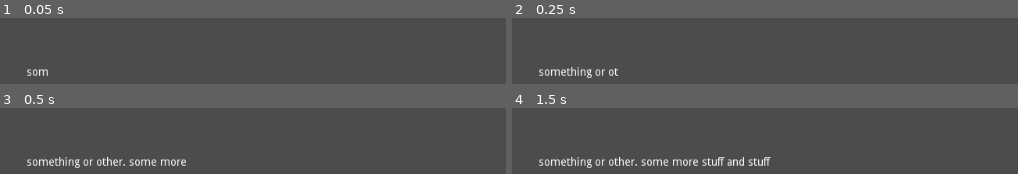
Above: before the commit, frames 1-4 (two rows, left to right).
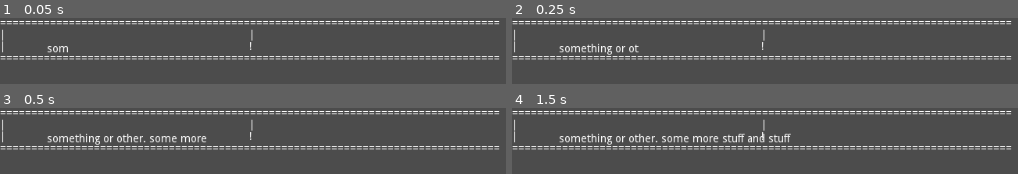
Above: after the commit, the same moments.

Repository: ailurada/project-seafarer
Game: Godot game, scene res://Control.tscn
The game is run twice, just before and just after one commit, with the same random seed, the same clock (stepped at 60 frames per second) and the same inputs.
Inputs:
- Up to frame 1 (0.05 s): no input
- Up to frame 2 (0.25 s): no input
- Up to frame 3 (0.5 s): no input
- Up to frame 4 (1.5 s): tap Enter at 0.5 s; tap Space at 1.25 s

The runs differ from the first frame. In frame 1, 8.1% of the frame differs, in the area x 0-99%, y 4-88%; in frame 2, 9.6%; in frame 3, 11%; in frame 4, 13%, in the area x 0-99%, y 4-91%.

Commit message:
dialogue border is kinda there

Diff:
--- a/app/Control.tscn
+++ b/app/Control.tscn
@@ -1,22 +1,29 @@
-[gd_scene load_steps=2 format=2]
+[gd_scene load_steps=3 format=2]
 
-[ext_resource path="res://DialogueBox.gd" type="Script" id=1]
+[ext_resource path="res://Scripts/DialogueBoxText.gd" type="Script" id=1]
+[ext_resource path="res://Scripts/DialogueBoxBorder.gd" type="Script" id=2]
 
 [node name="Control" type="Control"]
 anchor_right = 1.0
 anchor_bottom = 1.0
 
-[node name="DialogueBox" type="RichTextLabel" parent="."]
-margin_left = 34.0
-margin_top = 63.0
-margin_right = 983.0
-margin_bottom = 337.0
+[node name="DialogueBoxBorder" type="RichTextLabel" parent="."]
+margin_right = 713.0
+margin_bottom = 137.0
+script = ExtResource( 2 )
+
+[node name="DialogueBoxText" type="RichTextLabel" parent="DialogueBoxBorder"]
+anchor_left = 0.5
+anchor_top = 0.5
+anchor_right = 0.5
+anchor_bottom = 0.5
+margin_left = -296.5
+margin_top = -35.5
+margin_right = 296.5
+margin_bottom = 35.5
+rect_clip_content = false
 custom_colors/default_color = Color( 1, 1, 1, 1 )
 bbcode_enabled = true
-bbcode_text = "ejlaskdfja
-fcakjclajdjfa"
-text = "ejlaskdfja
-fcakjclajdjfa"
 script = ExtResource( 1 )
 
 [node name="ColorRect" type="ColorRect" parent="."]
--- /dev/null
+++ b/app/Scripts/DialogueBoxBorder.gd
@@ -0,0 +1,16 @@
+extends RichTextLabel
+
+var top_border = "================================================================================"
+var space = ""
+
+# Called when the node enters the scene tree for the first time.
+func _ready():
+	for i in range(len(top_border) -2):
+		space += " "
+
+	self.text = top_border + "\n|" + space + "|\n|" + space + "!\n" + top_border
+
+
+# Called every frame. 'delta' is the elapsed time since the previous frame.
+#func _process(delta):
+#	pass
--- a/app/DialogueBox.gd
+++ b/app/Scripts/DialogueBoxText.gd
@@ -5,8 +5,21 @@
 # Called when the node enters the scene tree for the first time.
 func _ready():
 	self.text  = "something or other. some more stuff and stuff"
+
+	# center in border
+	self.anchor_left = 0.5
+	self.anchor_right = 0.5
+	self.anchor_top = 0.5
+	self.anchor_bottom = 0.5
+
+
+	# start with text not visible
 	self.visible_characters = 0;
 
 # Called every frame. 'delta' is the elapsed time since the previous frame.
 func _process(delta):
 	self.visible_characters += chars_per_update
+
+# sets text to be displayed in the dialogue box
+func set_text(text):
+	self.text = text
